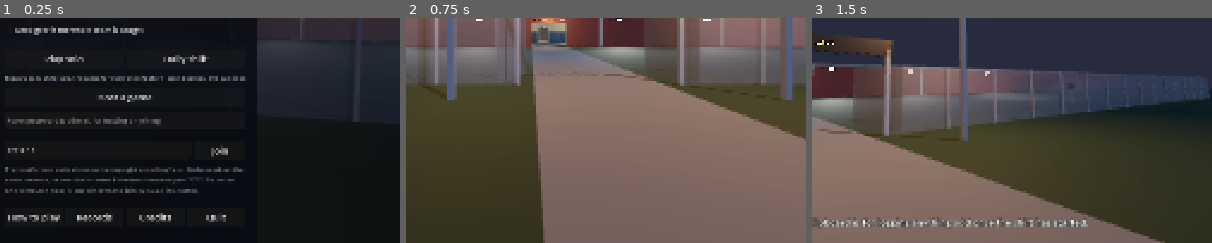
Above: before the commit, frames 1-3 (left to right).
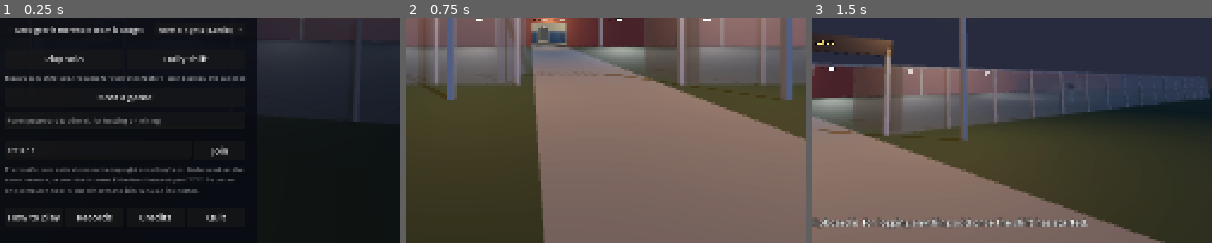
Above: after the commit, the same moments.

Repository: Travis700/Game
Game: Godot game, scene res://scenes/main.tscn
Two runs of this game, one before a commit and one after it. Both use one fixed random seed, a clock stepped at 60 frames per second and the inputs below.
Inputs (mouse positions are % of the whole screen's width and height, from its top left):
- Up to frame 1 (0.25 s): no input
- Up to frame 2 (0.75 s): click "Play solo" at 0.5 s
- Up to frame 3 (1.5 s): tap Enter at 1.25 s; move the mouse to (55, 50) at 1.27 s; hold W (move_forward) from 1.28 s (still down); hold Tab (clipboard) from 1.28 s (still down); click (55, 50) at 1.42 s
The pictures show only the part of the screen within x 34-84%, y 47-97%; the shares and areas given below are measured in that part.

The runs differ from the first frame. In frame 1, 0.4% of the frame differs, in the area x 39-61%, y 3-8%; in frame 2, nothing differs; in frame 3, nothing differs.

Commit message:
Add a night length option: short (8 min), normal (12) or long (16)
Co-Authored-By: Claude Opus 5.5 <noreply@anthropic.com>
Claude-Session: https://claude.ai/code/session_015YKvNgaJwTwAVL8wj2PRTQ

Diff:
--- a/scripts/main.gd
+++ b/scripts/main.gd
@@ -511,6 +511,8 @@
 	var options: Dictionary = menu.options()
 	night.difficulty_choice = options["difficulty"]
 	night.keep_gear = options["keep_gear"]
+	# The daily shift is the same length for everyone.
+	night.seconds_per_minute = Night.SECONDS_PER_MINUTE if night.daily != "" else options["seconds_per_minute"]
 	_password = options["password"]
 	if not options["continue"]:
 		return
--- a/scripts/menu.gd
+++ b/scripts/menu.gd
@@ -6,6 +6,8 @@
 signal daily_requested
 signal join_requested(address: String)
 
+## Night length choices: the label and real seconds per in-game minute.
+const NIGHT_LENGTHS := [["Short nights (8 min)", 1.35], ["Normal nights (12 min)", 2.0], ["Long nights (16 min)", 2.7]]
 ## What each difficulty adds to the map. Auto picks one level per guard (up to 3).
 const DIFFICULTIES := [
 	["Auto: one level per guard", "Picks the map size from the team: 1 guard plays difficulty 1, 2 guards play 2, and 3 or 4 guards play 3."],
@@ -34,6 +36,7 @@
 var _difficulty: OptionButton
 var _difficulty_about: Label
 var _keep_gear: CheckBox
+var _night_length: OptionButton
 var _continue: CheckBox
 var _warned_about_save := false
 
@@ -216,6 +219,7 @@
 		"keep_gear": _keep_gear.button_pressed,
 		"continue": _continue.visible and _continue.button_pressed,
 		"password": _password.text,
+		"seconds_per_minute": float(NIGHT_LENGTHS[maxi(_night_length.selected, 0)][1]),
 	}
 
 
@@ -249,7 +253,18 @@
 	_keep_gear.tooltip_text = "Upgrades and carried items survive a restart. Points still go back to zero."
 	_keep_gear.button_pressed = bool(saved.get("keep_gear", false))
 	_keep_gear.add_theme_font_size_override("font_size", 17)
-	column.add_child(_keep_gear)
+	_keep_gear.size_flags_horizontal = Control.SIZE_EXPAND_FILL
+	var row := HBoxContainer.new()
+	row.add_child(_keep_gear)
+	_night_length = OptionButton.new()
+	for entry: Array in NIGHT_LENGTHS:
+		_night_length.add_item(entry[0])
+	_night_length.select(clampi(int(Profile.get("night_length")), 0, NIGHT_LENGTHS.size() - 1))
+	_night_length.item_selected.connect(func(index: int) -> void:
+		Profile.set("night_length", index)
+		Profile.save_settings())
+	row.add_child(_night_length)
+	column.add_child(row)
 
 	_continue = CheckBox.new()
 	_continue.text = "Continue saved run: %s" % RunSave.describe(saved)
--- a/scripts/profile.gd
+++ b/scripts/profile.gd
@@ -24,6 +24,8 @@
 var voice_volume := 1.0
 ## Which microphone ("" for the system default).
 var mic_device := ""
+## Night length on the menu: 0 short, 1 normal, 2 long.
+var night_length := 1
 ## The hat your guard wears (see Hats).
 var hat := "cap"
 ## Whether the Understudy may say back things you said (kept only in the host's memory).
@@ -50,6 +52,7 @@
 		mic_device = config.get_value("voice", "device", "")
 		voice_mimic = config.get_value("voice", "mimic", true)
 		hat = config.get_value("look", "hat", "cap")
+		night_length = config.get_value("settings", "night_length", 1)
 	apply_volume()
 	if employee_number < 1000:
 		employee_number = randi_range(1000, 9999)
@@ -81,6 +84,7 @@
 	config.set_value("voice", "device", mic_device)
 	config.set_value("voice", "mimic", voice_mimic)
 	config.set_value("look", "hat", hat)
+	config.set_value("settings", "night_length", night_length)
 	config.save(PATH)
 
 
